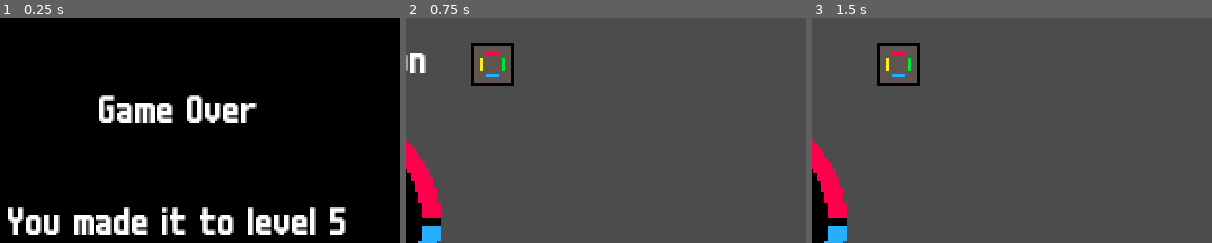
Above: before the commit, frames 1-3 (left to right).
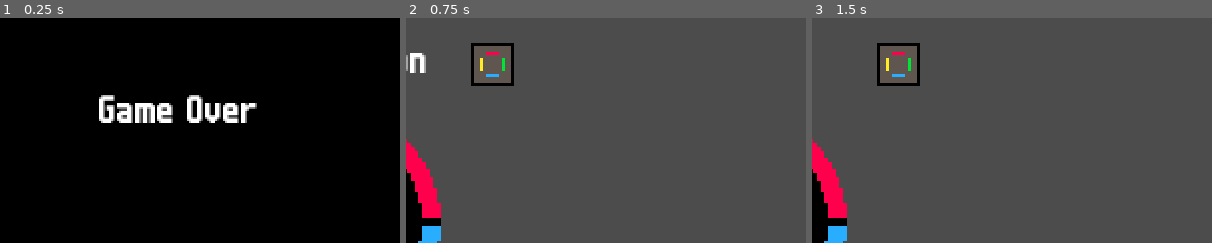
Above: after the commit, the same moments.

Repository: sugarvoid/memory-space
Game: Godot game, scene res://scene/GameOver.tscn
The game is run twice, just before and just after one commit, with the same random seed, the same clock (stepped at 60 frames per second) and the same inputs. This scene is started directly instead of the project's main scene.
Inputs:
- Up to frame 1 (0.25 s): no input
- Up to frame 2 (0.75 s): tap Space (space) at 0.5 s; hold Space (space) from 0.53 s (still down)
- Up to frame 3 (1.5 s): tap Enter (ui_accept) at 0.77 s; release Space (space) at 1.28 s; tap Space (space) at 1.35 s
The pictures show only the part of the screen within x 28-78%, y 6-56%; the shares and areas given below are measured in that part.

The runs differ from the first frame. In frame 1, 5.2% of the frame differs, in the area x 2-87%, y 84-97%; in frame 2, nothing differs; in frame 3, nothing differs.

Commit message:
Updated changelog

Diff:
--- a/scene/GameOver.tscn
+++ b/scene/GameOver.tscn
@@ -54,13 +54,14 @@
 align = 1
 
 [node name="Label3" type="Label" parent="."]
+visible = false
 margin_left = 167.0
 margin_top = 172.0
 margin_right = 322.0
 margin_bottom = 203.0
 rect_scale = Vector2( 2, 2 )
 custom_fonts/font = ExtResource( 1 )
-text = "You made it to level 5"
+text = "You made it to level XX"
 align = 1
 
 [node name="AnimationPlayer" type="AnimationPlayer" parent="."]
Not shown, changed: docs/CHANGELOG.md
